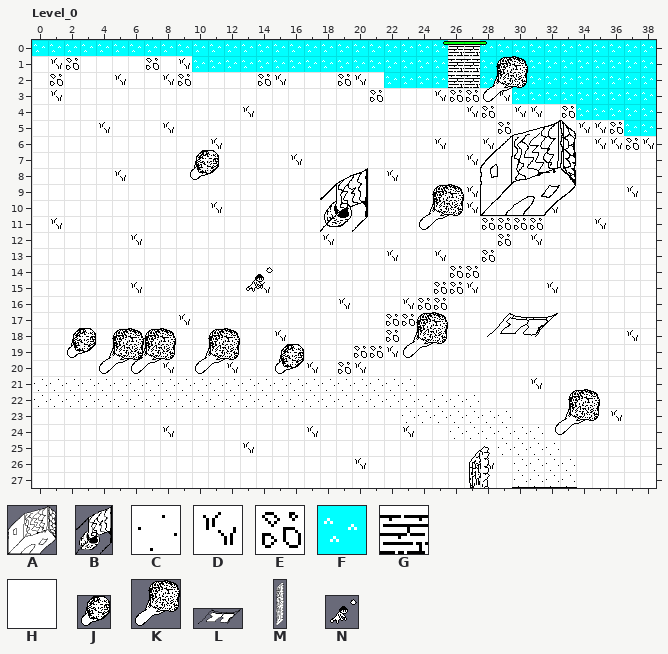
Two states of a LDtk project, assets/map2.ldtk. Above: the version before the commit.
Cells are 16x16 px. Shown: Level_0 x 0..38, y 0..27. The commit also changed other parts of the map, which this record leaves out.
Key: from "Spritesheet2": A 225, B 449, C 1153, D 1217, E 1281, F 1345, G 1409, H 1473, J 1537, K 1633, L 1761, M 2049, N 2433.
_ is an empty cell.
Objects are placed by their top-left corner, in cells (3,4 is the top-left corner of cell 3,4); size is 1x1 cell unless given.
Layer "Tiles" before, first column x 0:
 0 FFFFFFFFFFFFFFFFFFFFFFFFFFGGFFFFFFFFFFF
 1 HDEHHHHEHDFFFFFFFFFFFFFFFFGGFFFFFFFFFFF
 2 HEHHHDHHDEHHHHEDHHHEDHFFFFGGFFFFFFFFFFF
 3 HDHHHHHHHHHHHHHHHHHHHEHHHDEEHDFFFFFFFFF
 4 HHHHHHHHHHHHHDHHHHHHHHHHHHHDEHDDHEFFFFF
 5 HHHHDHHHDHHHHHHHHHHHHHHHHHHHHEHHHHDDEFF
 6 HHHHHHHHHHHDHHHHHHHHHHHHHDHHDHHHHHHDDED
 7 HHHHHHHHHHHHHHHHDHHHHHHHHHHDHHHHHHHHHHH
 8 HHHHHDHHHHHHHHHHHHHHHHDHHHHHHHHHHHHHHHH
 9 HHHHHHHHHHHHHHHHHHHHHHHHHHHDHHHHHHHHHDH
10 HHHHHHHHHHHDHHHHHHHHHHHHHHHDHHHHDHHHHHH
11 HDHHHHHHHHHHHHHHHHHHHHHHHHHHEEEEHHHDHHH
12 HHHHHHDHHHHHHHHHHHDHHHHHHHHHHEHDHHHHHHH
13 HHHHHHHHHHHHHHHHHHHHHHDHHDHHEHHHHHHHHHH
14 HHHHHHHHHHHHHHHHHHHHHHHHHHEEHHHHHHHHHHH
15 HHHHHHDHHHHHHHDHHHHHHHHHHEEDHHHHDHHHHHH
16 HHHHHHHHHHHHHHHHHHHDHHHDEEHHHHHHHHHHHHH
17 HHHHHHHHHDHHHHHHHHHHHHEEHHHHHHHHHHHHHHH
18 HHHHHHHHHHHHHHHDHHHHHHEHHHHHHHHHHHHHHDH
19 HHHHHHHHHHHHHHHHHHHHEEDHHHHHHHHHHHHHHHH
20 HHHHHHHHDHHHDHHHHDHEDHHHHHHHHHHHHHHHHHH
21 CCCCCCCCCCCCCCCCCCCCCCCCHHHHHHHDHHHHHHH
22 CCCCCCCCCCCCCCCCCCCCCCCCCCCCHHHHHHHHHHH
23 HHHHHHHHHHHHHHHHHHHHHHHCCCCCCCHHHHHHDHH
24 HHHHHHHHDHHHHHHHHDHHHHHDHHCCCCCCHHHHHHH
25 HHHHHHHHHHHHHDHHHHHHHHHHHHHHHCCCCHHHHHH
26 HHHHHHHHHHHHHHHHHHHHDHHHHHHHDHCCCCHHHHH
27 HHHHHHHHHHHHHHHHHHHHHHHHHHHHHHCCCCHHHHH
Objects on layer "Entities" before:
A "House" at 28,5 size 6x6
B "Well" at 18,8 size 3x4
K "TallTree" at 4,18 size 3x3
K "TallTree" at 6,18 size 3x3
K "TallTree" at 10,18 size 3x3
J "Tree" at 15,19 size 2x2
K "TallTree" at 23,17 size 3x3
K "TallTree" at 24,9 size 3x3
J "Tree" at 2,18 size 2x2
L "Clothesline" at 28,17 size 5x2
K "TallTree" at 28,1 size 3x3
J "Tree" at 9.7,6.9 size 2x2
"Trigger" rectangle at 25.8,0.1 size 2.6x0.1
N "Kid" at 13.1,14 size 2x2
M "VerticalFence" at 26.9,25 size 2x8
After the commit:
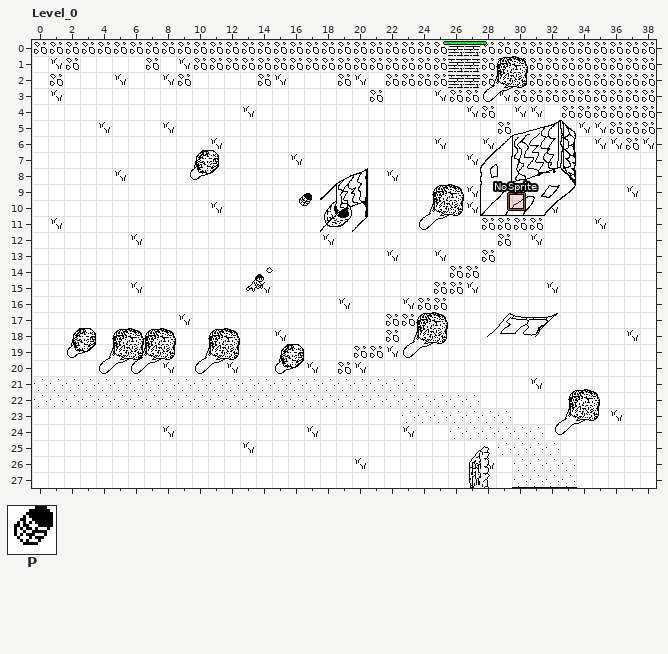
Further tiles: from "Spritesheet2": P 3617.
What changed:
Changed rows in their new state; . is an unchanged cell.
Layer "Tiles":
first column x 0:
 0 EEEEEEEEEEEEEEEEEEEEEEEEEE..EEEEEEEEEEE
 1 ..........EEEEEEEEEEEEEEEE..EEEEEEEEEEE
 2 ......................EEEE..EEEEEEEEEEE
 3 ..............................EEEEEEEEE
 4 ..................................EEEEE
 5 .....................................EE
Layer "Entities":
added: P "EmptyBucket" at 16.6,9.6
added: "NoSprite" rectangle at 29.8,9.6
